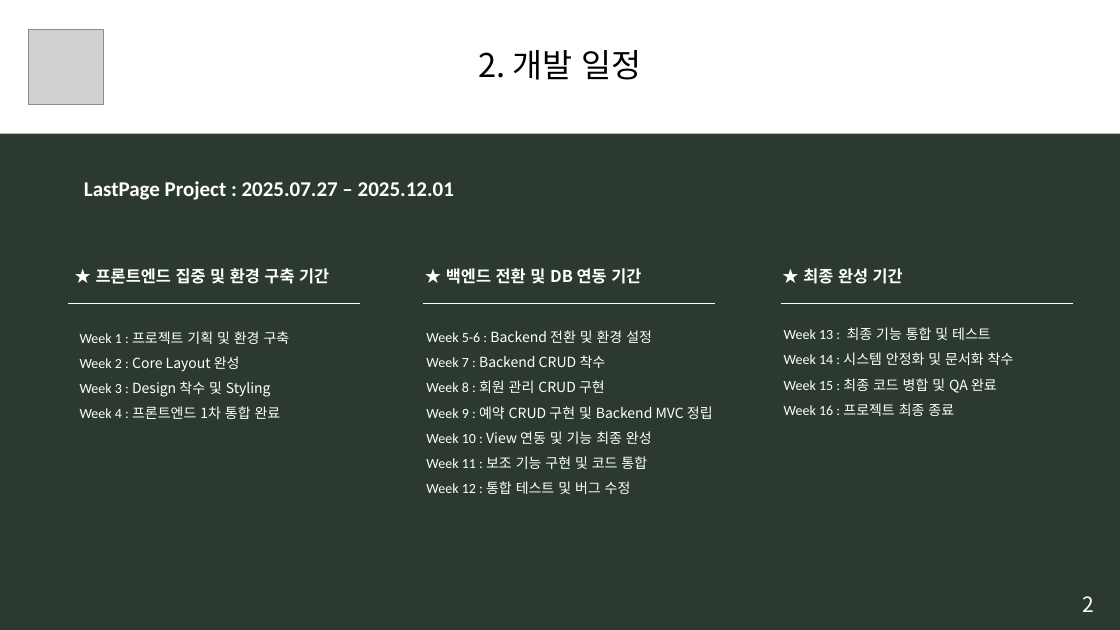
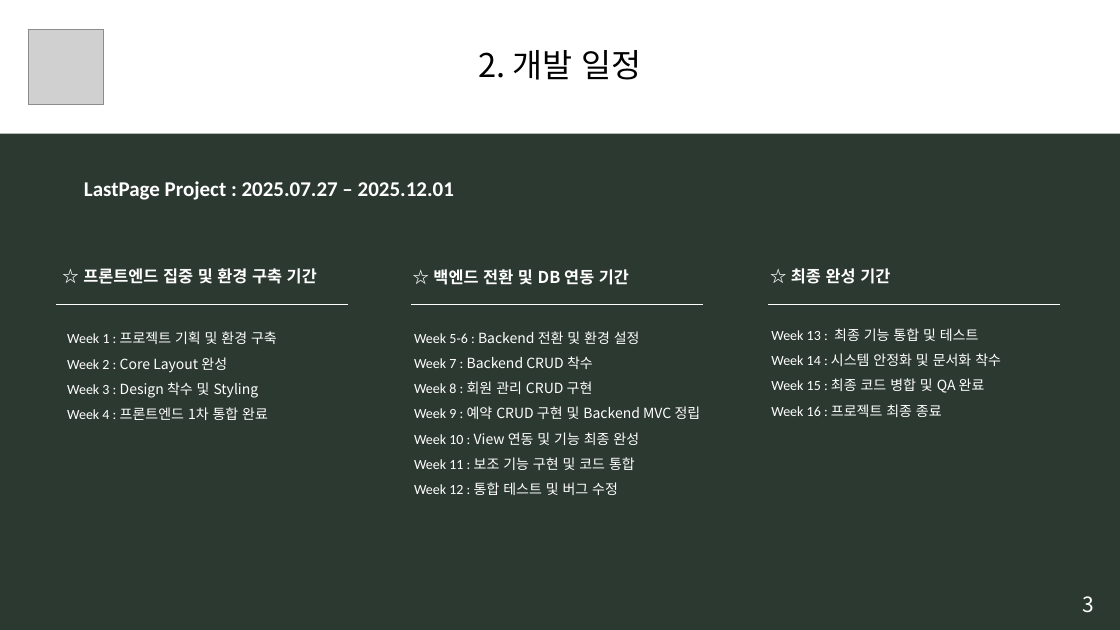
Before and after one commit to BIGDATA-UI-T3/Lastpage_Project, a slide deck: slide 3 of [모듈] 17.pptx. Drawn at 1120x630 pixels with LibreOffice and Linux fonts; fonts in the diff are those of the drawing; grey boxes stand for pictures. Boxes give left, top, right and bottom in pixels: in the first picture for what was removed or moved away, otherwise in the second. Text is boxed around its words. In the diff, an @@ line names an element or a change of style, - is before the commit and + after.

```diff
--- a/[모듈] 17.pptx
+++ b/[모듈] 17.pptx
@@ text at box(83, 268, 317, 284): text changed @@
-★ 프론트엔드 집중 및 환경 구축 기간
+☆ 프론트엔드 집중 및 환경 구축 기간
@@ text at box(433, 269, 629, 285): text changed @@
-★ 백엔드 전환 및 DB 연동 기간
+☆ 백엔드 전환 및 DB 연동 기간
@@ text at box(791, 268, 890, 284): text changed @@
-★ 최종 완성 기간
+☆ 최종 완성 기간
@@ line moved from (69, 303) - (360, 303) to (56, 304) - (348, 304) @@
@@ 3 texts, 2 lines: place and size @@
-3 texts, 2 lines at box(80, 303, 1073, 494)
+3 texts, 2 lines at box(67, 304, 1060, 495)
@@ text at box(1083, 596, 1095, 613): text changed @@
-2
+3
```
Also in this commit, not shown: 6 other slides changed, 3 slides added, 1 slide removed.
